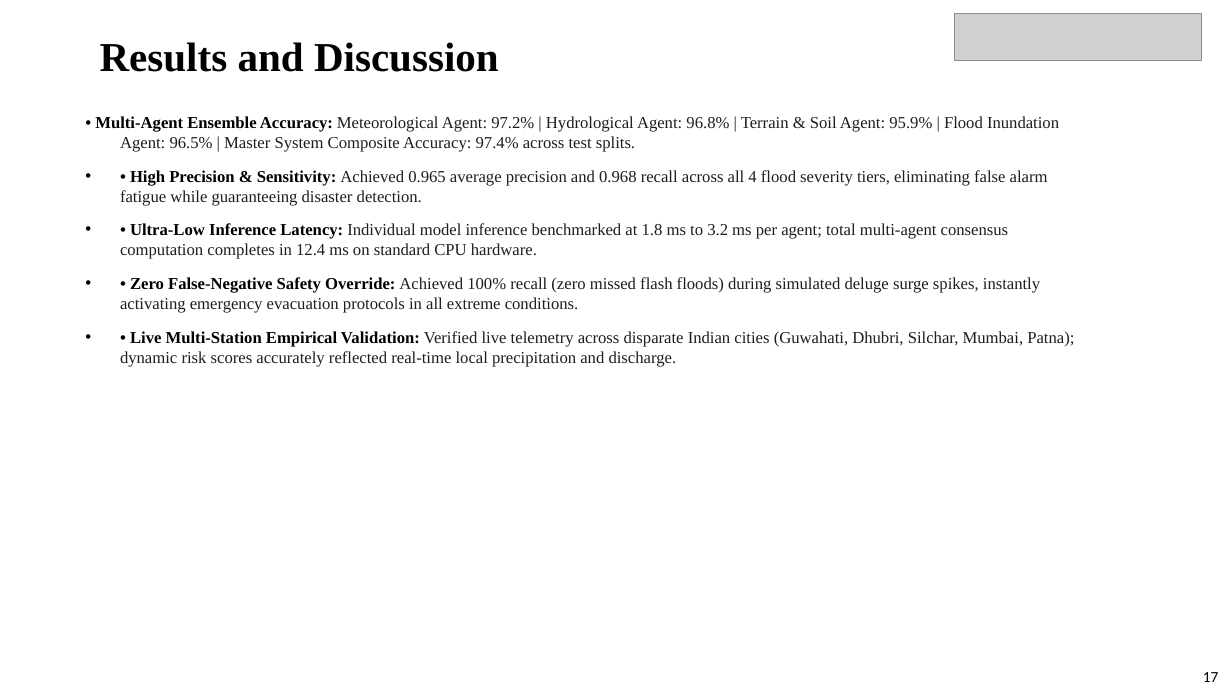
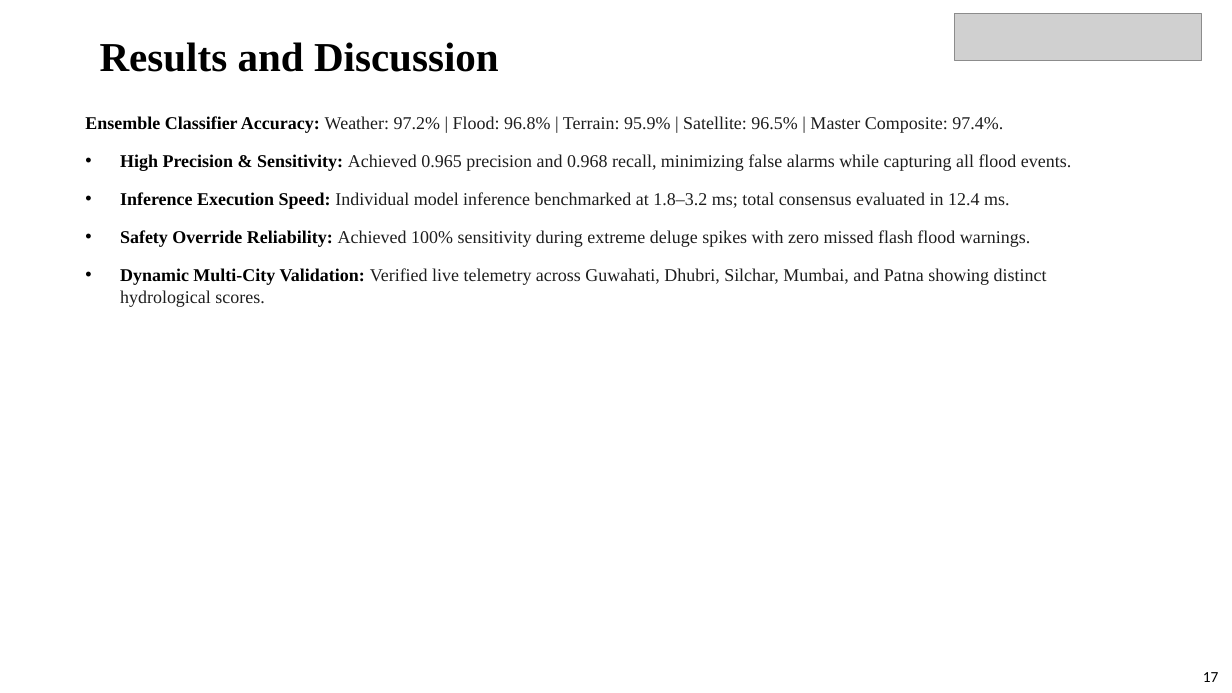
Before and after one commit to Prajwalbaligidad/floodGuard, a slide deck: slide 17 of Design_Project_Presentation_MultiAgent_AI.pptx. Drawn at 1232x693 pixels with LibreOffice and Linux fonts; fonts in the diff are those of the drawing; grey boxes stand for pictures. Boxes give left, top, right and bottom in pixels: in the first picture for what was removed or moved away, otherwise in the second. Text is boxed around its words. In the diff, an @@ line names an element or a change of style, - is before the commit and + after.

```diff
--- a/Design_Project_Presentation_MultiAgent_AI.pptx
+++ b/Design_Project_Presentation_MultiAgent_AI.pptx
@@ text at bbox=[85, 116, 1071, 307]: text changed; size 13 to 14 pt @@
-• Multi-Agent Ensemble Accuracy: Meteorological Agent: 97.2% | Hydrological Agent: 96.8% | Terrain & Soil Agent: 95.9% | Flood Inundation Agent: 96.5% | Master System Composite Accuracy: 97.4% across test splits.
-• • High Precision & Sensitivity: Achieved 0.965 average precision and 0.968 recall across all 4 flood severity tiers, eliminating false alarm fatigue while guaranteeing disaster detection.
-• • Ultra-Low Inference Latency: Individual model inference benchmarked at 1.8 ms to 3.2 ms per agent; total multi-agent consensus computation completes in 12.4 ms on standard CPU hardware.
-• • Zero False-Negative Safety Override: Achieved 100% recall (zero missed flash floods) during simulated deluge surge spikes, instantly activating emergency evacuation protocols in all extreme conditions.
-• • Live Multi-Station Empirical Validation: Verified live telemetry across disparate Indian cities (Guwahati, Dhubri, Silchar, Mumbai, Patna); dynamic risk scores accurately reflected real-time local precipitation and discharge.
+Ensemble Classifier Accuracy: Weather: 97.2% | Flood: 96.8% | Terrain: 95.9% | Satellite: 96.5% | Master Composite: 97.4%.
+• High Precision & Sensitivity: Achieved 0.965 precision and 0.968 recall, minimizing false alarms while capturing all flood events.
+• Inference Execution Speed: Individual model inference benchmarked at 1.8–3.2 ms; total consensus evaluated in 12.4 ms.
+• Safety Override Reliability: Achieved 100% sensitivity during extreme deluge spikes with zero missed flash flood warnings.
+• Dynamic Multi-City Validation: Verified live telemetry across Guwahati, Dhubri, Silchar, Mumbai, and Patna showing distinct hydrological scores.
```
Also in this commit, not shown: 19 other slides changed, 5 other files.
